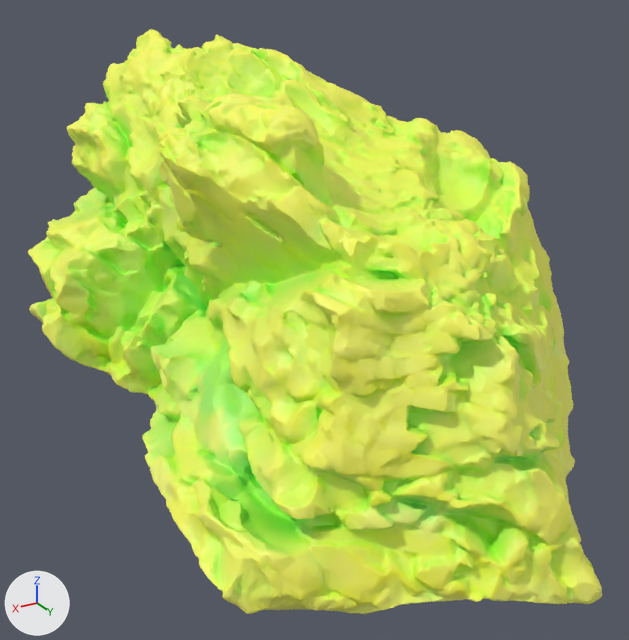
The glTF model godot/world/rocks/scan_05.glb, before and after one commit.
Both versions are drawn from a 50 mm lens placed at (1.077, 1.752, 0.705), pointed at (0.052, 0.044, -0.149). The lights are fixed; the arrows at lower left show +X, +Y and +Z. The first picture is the older version. Vertices at exactly the same position are counted once.
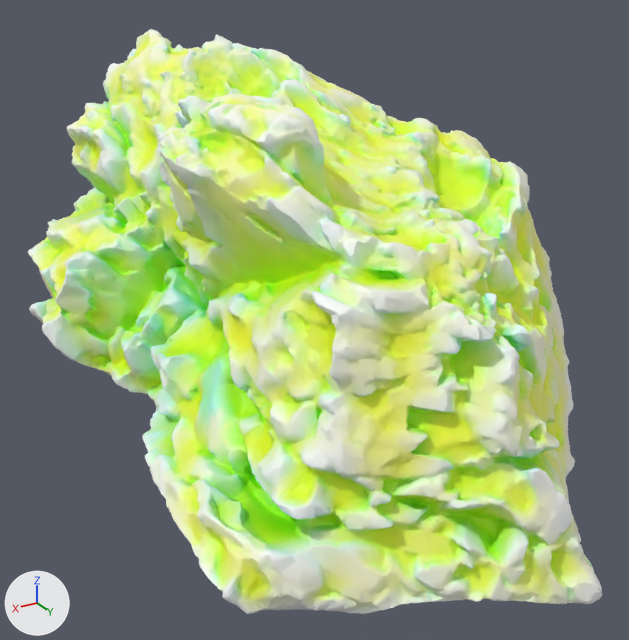
Location of each change, (x1, y1, x2, y2) in pixels of the pictures (629 x 640 px):
part 1 of me_mesh_0, recoloured
    both: (41, 44, 591, 599)
part 2 of me_mesh_0, recoloured
    both: (28, 29, 602, 614)
part 3 of me_mesh_0, recoloured (yellow to green)
    both: (31, 33, 594, 610)
part 4 of me_mesh_0, recoloured
    both: (39, 34, 586, 602)

The change, as a list of edits to the scene's bpy script:
```text
Change me_mesh_0:
    where me_mesh_0.from_pydata(...)  # 33063 vertices, 66122 faces; spans x -0.62..0.62, y -0.89..0.89, z -0.49..0.49
    used by ob_mesh_0; location = (0.0, 0.0, 0.0)
    me_mesh_0 part 1: 25913 faces centred in x -0.56..0.59, y -0.87..0.86, z -0.43..0.46 are repainted in the vertex colours; the middle colour goes from green #cdff53 to green #cdff63
    me_mesh_0 part 2: 10480 faces centred in x -0.62..0.62, y -0.89..0.89, z -0.49..0.49 are repainted in the vertex colours; the middle colour goes from yellow #faff64 to white #fafff0
    me_mesh_0 part 3: 18132 faces centred in x -0.61..0.61, y -0.88..0.87, z -0.47..0.48 are repainted in the vertex colours; the middle colour goes from yellow #eeff5d to green #eeffc3
    me_mesh_0 part 4: 11597 faces centred in x -0.6..0.6, y -0.85..0.86, z -0.47..0.47 are repainted in the vertex colours; the middle colour goes from yellow #f2ff60 to yellow #f2ff7b
```
